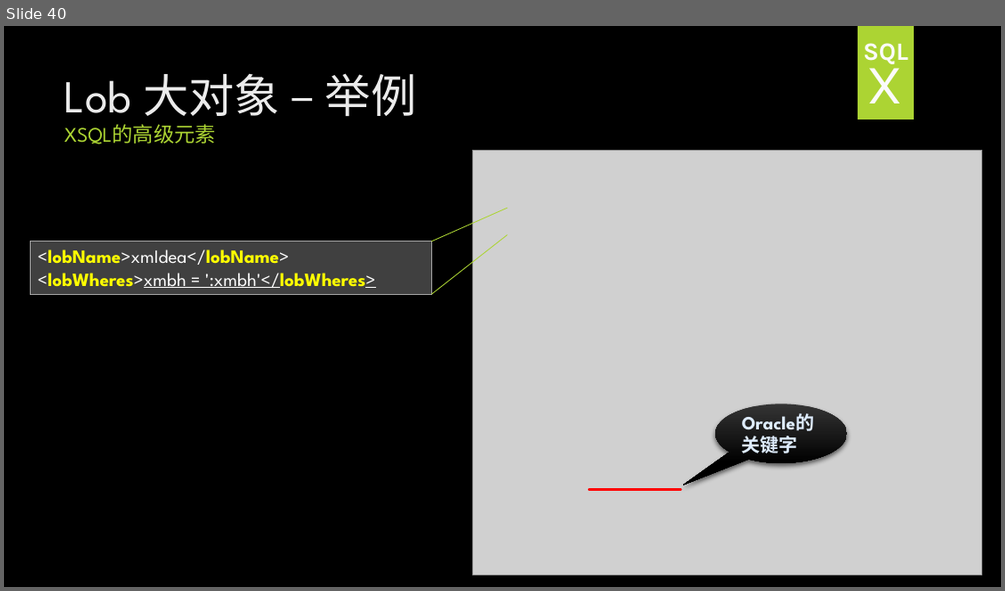
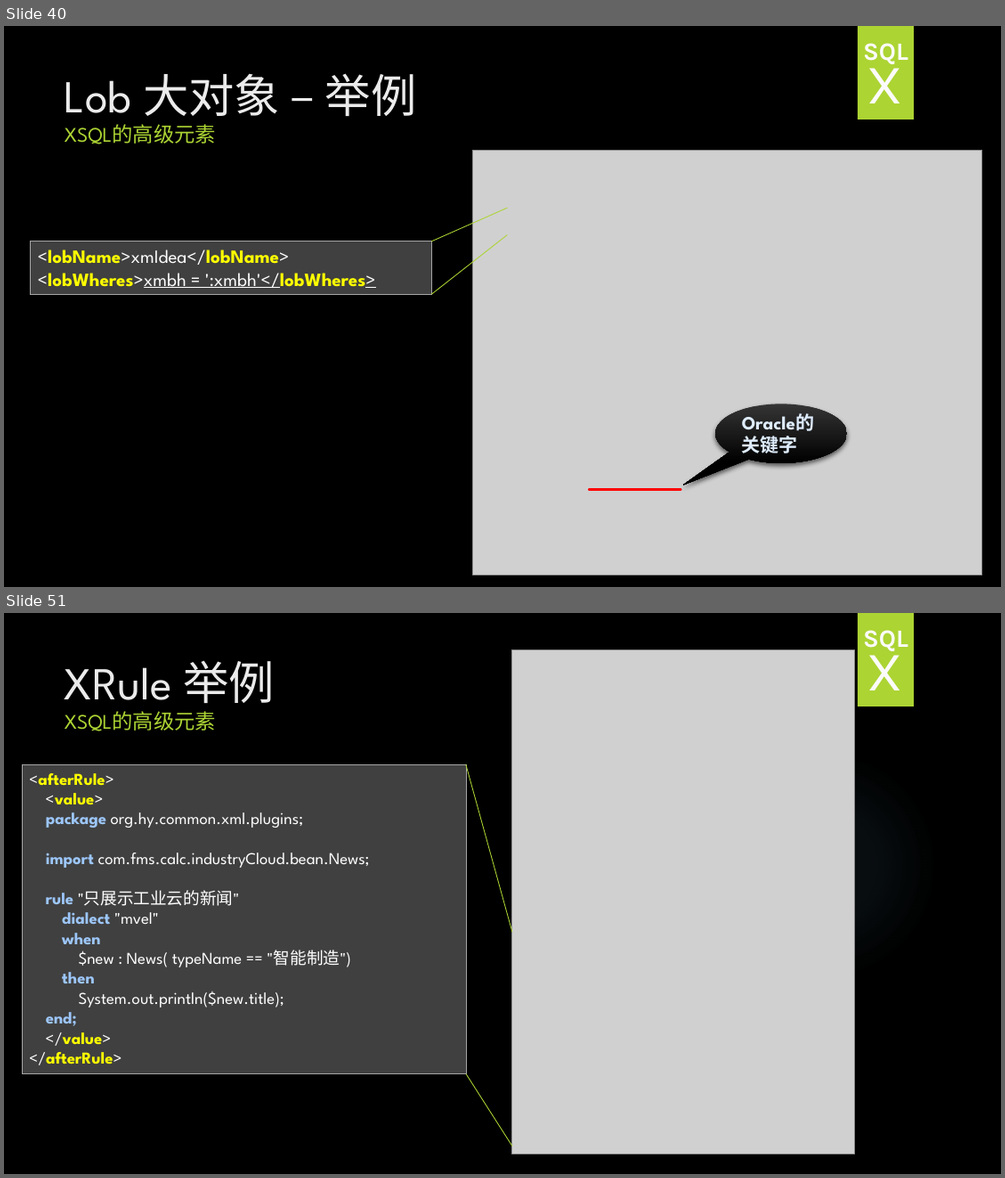
Before and after one commit to HY-ZhengWei/hy.common.XJava, a slide deck: doc/XSQL技术交流.pptx. Shown one above the other, each under a label of ours: slide 40 before the commit, slides 40 and 51 after it; the slides between them are not shown. The pictures are 1005x591 and 1005x1178 pixels, drawn with LibreOffice and Linux fonts; fonts in the diff are those of the drawing; grey boxes stand for pictures; background and template pictures are left out. Boxes give left, top, right and bottom in pixels: in the first picture for what was removed or moved away, otherwise in the second. Text is boxed around its words. In the diff, an @@ line names an element or a change of style, - is before the commit and + after.

```diff
--- a/doc/XSQL技术交流.pptx
+++ b/doc/XSQL技术交流.pptx
@@ slide 51 added at <box>4,613,1001,1174</box>, background picture (left out); not listed: 1 template element that a slide beside it also shows @@
@@ text added at <box>863,630,908,651</box>, 24 pt, text pattern #EBEBEB on #FBFBFB, bold @@
+SQL
@@ title added at <box>65,660,275,731</box>, 20 pt, text #ACD433 @@
+XRule 举例
+XSQL的高级元素
@@ picture added at <box>512,650,855,1153</box> @@
@@ text added at <box>867,640,903,690</box>, 54 pt, text pattern #EBEBEB on #FBFBFB @@
+X
@@ rectangle added at <box>22,765,467,1074</box>, fill #404040, outline #A6A6A6 0.75 pt, 16 pt, text #FFFFFF @@
+<afterRule>
+<value>
+package org.hy.common.xml.plugins;
+import com.fms.calc.industryCloud.bean.News;
+rule "只展示工业云的新闻"
+dialect "mvel"
+when
+$new : News( typeName == "智能制造")
+then
+System.out.println($new.title);
+end;
+</value>
+</afterRule>
@@ line added from (512, 932) to (466, 765), #ACD433 0.75 pt @@
@@ ellipse added at <box>708,750,938,981</box>, fill gradient #7AC4F0 @@
@@ line added from (512, 1145) to (466, 1074), #ACD433 0.75 pt @@
```
Also in this commit, not shown: 1 slide changed, 11 other slides added.
